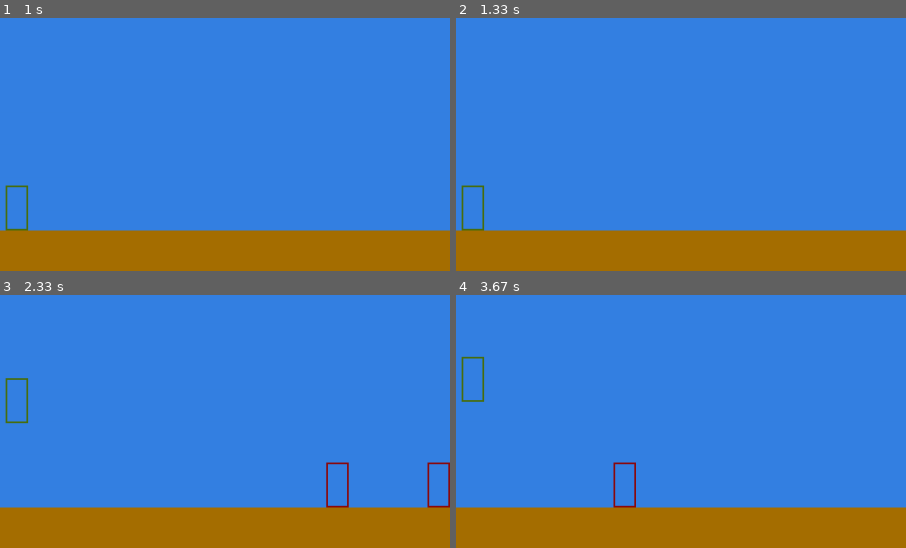
Above: before the commit, frames 1-4 (two rows, left to right).
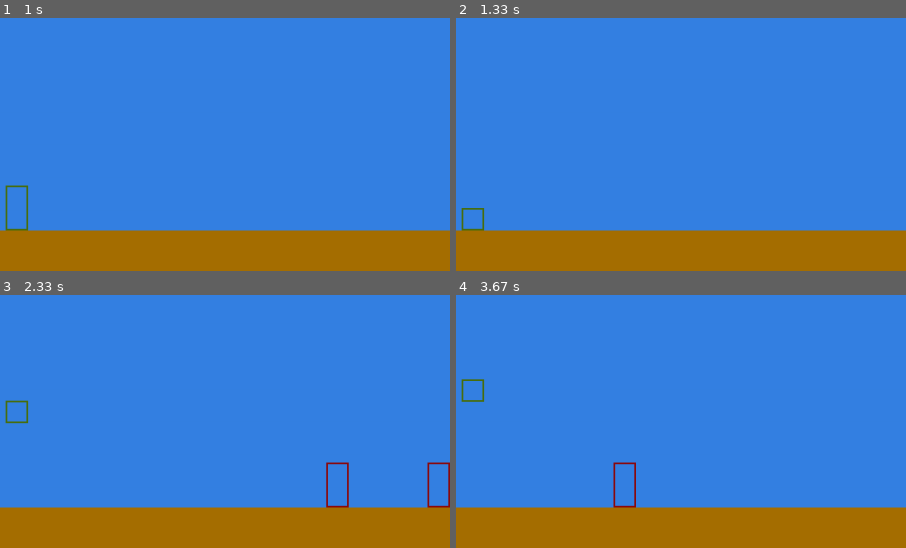
Above: after the commit, the same moments.

Repository: D3t3rm1nat1on/OurGame_PyGame
Game: pygame game, started from src/main.py
Two runs of this game, one before a commit and one after it. Both use one fixed random seed, a clock stepped at 60 frames per second and the inputs below.
Inputs:
- Up to frame 1 (1 s): tap Enter at 0.33 s; hold Up from 0.67 s (still down)
- Up to frame 2 (1.33 s): release Up at 1.13 s; hold Down from 1.17 s (still down)
- Up to frame 3 (2.33 s): release Down at 1.63 s; hold Up 1.67-2.13 s; hold Down from 2.17 s (still down)
- Up to frame 4 (3.67 s): release Down at 2.53 s; hold Up 2.57-2.87 s; hold Up 3.23-3.6 s; hold Down from 3.63 s (still down)
The pictures show only the part of the screen within x 0-50%, y 33-83%; the shares and areas given below are measured in that part.

Frame 1 is identical in both runs. In frame 2, 0.2% of the frame differs, in the area x 1-7%, y 66-76%; in frame 3, 0.2%; in frame 4, 0.2%, in the area x 1-7%, y 24-34%.

Commit message:
crouching ability + refactor collisions

Diff:
--- /dev/null
+++ b/src/command/CrouchCommand.py
@@ -0,0 +1,15 @@
+from pygame.math import Vector2
+
+from .Command import Command
+
+
+class CrouchCommand(Command):
+    def __init__(self, state, unit):
+        self.state = state
+        self.unit = unit
+
+    def run(self):
+        if not self.unit.is_crouching:
+            self.unit.rect_collision.size = self.unit.crouch_size
+            self.unit.position.y += self.unit.size.y - self.unit.crouch_size.y
+            self.unit.is_crouching = True
--- a/src/command/MoveCommand.py
+++ b/src/command/MoveCommand.py
@@ -11,8 +11,7 @@
     def run(self):
         self.unit.speed += self.state.gravity
         self.unit.position += self.unit.speed
-        if self.unit.position.y + self.unit.size.y >= self.state.ground.y and self.unit.speed.y >= 0:
-            self.unit.position.y = self.state.ground.y - self.unit.size.y
+        if self.unit.position.y + self.unit.rect_collision.size[1] >= self.state.ground.y and self.unit.speed.y >= 0:
+            self.unit.position.y = self.state.ground.y - self.unit.rect_collision.size[1]
             self.unit.speed = Vector2(self.unit.speed.x, 0)
         self.unit.rect_collision.x, self.unit.rect_collision.y = self.unit.position
-        self.unit.rect_collision.size = self.unit.size
--- a/src/main.py
+++ b/src/main.py
@@ -5,7 +5,7 @@
 from pygame.math import Vector2
 
 import src.state as states
-from src.command import JumpCommand, MoveCommand, MoveEnemyCommand
+from src.command import JumpCommand, MoveCommand, MoveEnemyCommand, CrouchCommand
 from src.state import GameState
 
 os.environ['SDL_VIDEO_CENTERED'] = '1'
@@ -18,7 +18,7 @@
         self.window_proportion = 1
         self.state = GameState()
         self.state.ground = pygame.Rect(self.state.ground, self.state.world_size)
-        self.player = states.Unit()
+        self.player = states.Unit(size=Vector2(40, 80))
         self.window = pygame.display.set_mode((int(self.state.world_size.x) * self.window_proportion,
                                                int(self.state.world_size.y) * self.window_proportion))
         pygame.display.set_caption("Наша ахуенная игра")
@@ -43,6 +43,14 @@
                 elif event.key == pygame.K_UP:
                     command = JumpCommand(self.state, self.player)
                     self.commands.append(command)
+                elif event.key == pygame.K_DOWN:
+                    command = CrouchCommand.CrouchCommand(self.state, self.player)
+                    self.commands.append(command)
+            elif event.type == pygame.KEYUP:
+                if event.key == pygame.K_DOWN:
+                    self.player.is_crouching = False
+                    self.player.rect_collision.size = self.player.size
+                    self.player.position.y -= self.player.size.y - self.player.crouch_size.y
 
         command = MoveCommand(self.state, self.player)
         self.commands.append(command)
--- a/src/state/Unit.py
+++ b/src/state/Unit.py
@@ -1,6 +1,7 @@
 from pygame.math import Vector2
 
 import pygame
+
 
 class Unit:
     def __init__(self, position=Vector2(10, 20), speed=Vector2(0, 0), size=Vector2(40, 80), delta_speed=Vector2(0, 0)):
@@ -9,3 +10,5 @@
         self.delta_speed = delta_speed
         self.size = size
         self.rect_collision = pygame.Rect(position, size)
+        self.crouch_size = Vector2(size.x, size.y / 2)
+        self.is_crouching = False
